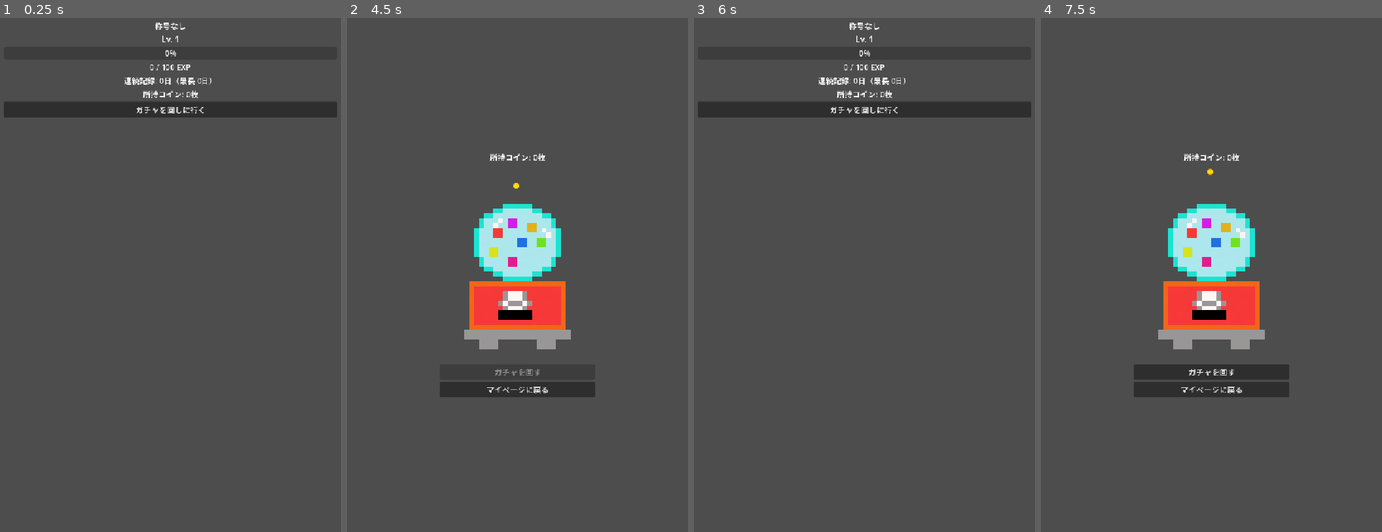
Above: before the commit, frames 1-4 (left to right).
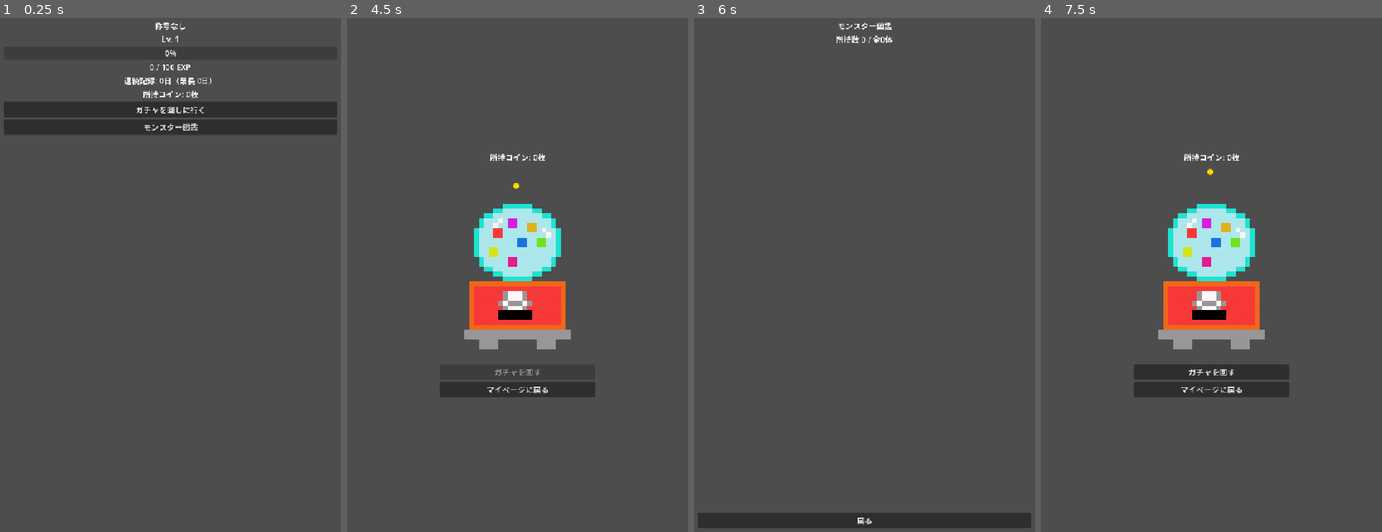
Above: after the commit, the same moments.

Repository: akki-secure/Cook-Management
Game: Godot game, scene res://scenes/Main.tscn
Two runs of this game, one before a commit and one after it. Both use one fixed random seed, a clock stepped at 60 frames per second and the inputs below. This scene is started directly instead of the project's main scene.
Inputs (mouse positions are in pixels of both pictures, inside the frame that each line leads up to):
- Up to frame 1 (0.25 s): no input
- Up to frame 2 (4.5 s): click (517, 125) at 0.5 s, where only the run after the commit has a clickable "モンスター図鑑"; click (517, 521) at 1.25 s, where only the run after the commit has a clickable "戻る"; click "ガチャを回しに行く" at 2 s; click "マイページに戻る" at 2.75 s; click "ガチャを回しに行く" at 3.5 s; click "ガチャを回す" at 4.25 s
- Up to frame 3 (6 s): click "マイページに戻る" at 5 s; click (864, 125) at 5.75 s, where only the run after the commit has a clickable "モンスター図鑑"
- Up to frame 4 (7.5 s): click (1211, 521) at 6.5 s, where only the run after the commit has a clickable "戻る"; click "ガチャを回しに行く" at 7.25 s

The runs differ from the first frame. In frame 1, 2.7% of the frame differs, in the area x 1-99%, y 19-23%; in frame 2, nothing differs; in frame 3, 6.3%, in the area x 1-99%, y 0-100%; in frame 4, nothing differs.

Commit message:
Godotクライアントにモンスター図鑑を追加
Web版と同じ図鑑体験(全モンスター一覧・未所持シルエット・詳細・常時
アニメーション)をGodotデスクトップクライアントにも実装。

- Rails API: 所持有無に関わらず全モンスターを返す GET /api/v1/monsters/book
  を新設(既存の GET /api/v1/monsters は変更なし)
- Godot: MonsterBookScene(一覧)・MonsterDetailScene(詳細)を新設、
  シーン間の値渡し用にAutoload MonsterBookStateを追加
- アニメーションはWeb版CSSの6種をTweenで再現。回転を伴うspinhopは
  pivot_offsetを中心に設定し、Web版で実際に発生した「回転時に名前
  テキストへはみ出す」不具合を未然に回避

Co-Authored-By: Claude Sonnet 5 <noreply@anthropic.com>

Diff:
--- a/godot-client/project.godot
+++ b/godot-client/project.godot
@@ -17,6 +17,7 @@
 [autoload]
 
 Api="*res://scripts/api_client.gd"
+MonsterBookState="*res://scripts/monster_book_state.gd"
 
 [display]
 
--- a/godot-client/scenes/Main.tscn
+++ b/godot-client/scenes/Main.tscn
@@ -57,6 +57,10 @@
 layout_mode = 2
 text = "ガチャを回しに行く"
 
+[node name="BookButton" type="Button" parent="VBox"]
+layout_mode = 2
+text = "モンスター図鑑"
+
 [node name="MonsterScroll" type="ScrollContainer" parent="VBox"]
 layout_mode = 2
 size_flags_vertical = 3
--- /dev/null
+++ b/godot-client/scenes/MonsterBookScene.tscn
@@ -0,0 +1,49 @@
+[gd_scene load_steps=2 format=3 uid="uid://bwq8x1n4k7ymp"]
+
+[ext_resource type="Script" path="res://scripts/monster_book_scene.gd" id="1_book"]
+
+[node name="MonsterBookScene" type="Control"]
+layout_mode = 3
+anchors_preset = 15
+anchor_right = 1.0
+anchor_bottom = 1.0
+grow_horizontal = 2
+grow_vertical = 2
+script = ExtResource("1_book")
+
+[node name="VBox" type="VBoxContainer" parent="."]
+layout_mode = 1
+anchors_preset = 15
+anchor_right = 1.0
+anchor_bottom = 1.0
+offset_left = 16.0
+offset_top = 16.0
+offset_right = -16.0
+offset_bottom = -16.0
+grow_horizontal = 2
+grow_vertical = 2
+
+[node name="TitleLabel" type="Label" parent="VBox"]
+layout_mode = 2
+text = "モンスター図鑑"
+horizontal_alignment = 1
+
+[node name="CounterLabel" type="Label" parent="VBox"]
+layout_mode = 2
+text = "所持数 0 / 全0体"
+horizontal_alignment = 1
+
+[node name="MonsterScroll" type="ScrollContainer" parent="VBox"]
+layout_mode = 2
+size_flags_vertical = 3
+
+[node name="MonsterGrid" type="GridContainer" parent="VBox/MonsterScroll"]
+layout_mode = 2
+size_flags_horizontal = 3
+columns = 4
+
+[node name="BackButton" type="Button" parent="VBox"]
+layout_mode = 2
+text = "戻る"
+
+[node name="BookRequest" type="HTTPRequest" parent="."]
--- /dev/null
+++ b/godot-client/scenes/MonsterDetailScene.tscn
@@ -0,0 +1,93 @@
+[gd_scene load_steps=2 format=3 uid="uid://cq1s5m9p3jwtn"]
+
+[ext_resource type="Script" path="res://scripts/monster_detail_scene.gd" id="1_detail"]
+
+[node name="MonsterDetailScene" type="Control"]
+layout_mode = 3
+anchors_preset = 15
+anchor_right = 1.0
+anchor_bottom = 1.0
+grow_horizontal = 2
+grow_vertical = 2
+script = ExtResource("1_detail")
+
+[node name="VBox" type="VBoxContainer" parent="."]
+layout_mode = 1
+anchors_preset = 15
+anchor_right = 1.0
+anchor_bottom = 1.0
+offset_left = 16.0
+offset_top = 16.0
+offset_right = -16.0
+offset_bottom = -16.0
+grow_horizontal = 2
+grow_vertical = 2
+
+[node name="Row" type="HBoxContainer" parent="VBox"]
+layout_mode = 2
+size_flags_vertical = 3
+alignment = 1
+
+[node name="PrevButton" type="Button" parent="VBox/Row"]
+layout_mode = 2
+size_flags_vertical = 4
+text = "＜"
+
+[node name="Card" type="VBoxContainer" parent="VBox/Row"]
+custom_minimum_size = Vector2(360, 0)
+layout_mode = 2
+size_flags_horizontal = 3
+
+[node name="TopRow" type="HBoxContainer" parent="VBox/Row/Card"]
+layout_mode = 2
+
+[node name="NoLabel" type="Label" parent="VBox/Row/Card/TopRow"]
+layout_mode = 2
+size_flags_horizontal = 3
+text = "No.001"
+
+[node name="TypeLabel" type="Label" parent="VBox/Row/Card/TopRow"]
+layout_mode = 2
+horizontal_alignment = 2
+text = "たまご"
+
+[node name="IconArea" type="Control" parent="VBox/Row/Card"]
+custom_minimum_size = Vector2(0, 220)
+layout_mode = 2
+
+[node name="Icon" type="TextureRect" parent="VBox/Row/Card/IconArea"]
+layout_mode = 1
+anchors_preset = 8
+anchor_left = 0.5
+anchor_top = 0.5
+anchor_right = 0.5
+anchor_bottom = 0.5
+offset_left = -66.0
+offset_top = -66.0
+offset_right = 66.0
+offset_bottom = 66.0
+grow_horizontal = 2
+grow_vertical = 2
+mouse_filter = 2
+expand_mode = 1
+stretch_mode = 5
+
+[node name="NameLabel" type="Label" parent="VBox/Row/Card"]
+layout_mode = 2
+horizontal_alignment = 1
+text = "タマゴットン"
+
+[node name="DescLabel" type="Label" parent="VBox/Row/Card"]
+layout_mode = 2
+horizontal_alignment = 1
+autowrap_mode = 2
+text = "説明文"
+
+[node name="NextButton" type="Button" parent="VBox/Row"]
+layout_mode = 2
+size_flags_vertical = 4
+text = "＞"
+
+[node name="BackButton" type="Button" parent="VBox"]
+layout_mode = 2
+text = "図鑑一覧へ戻る"
--- a/godot-client/scenes/MonsterItem.tscn
+++ b/godot-client/scenes/MonsterItem.tscn
@@ -13,6 +13,7 @@
 offset_top = 0.0
 offset_right = 72.0
 offset_bottom = 64.0
+mouse_filter = 2
 expand_mode = 1
 stretch_mode = 5
 
@@ -21,5 +22,6 @@
 offset_top = 68.0
 offset_right = 80.0
 offset_bottom = 90.0
+mouse_filter = 2
 horizontal_alignment = 1
 autowrap_mode = 2
--- a/godot-client/scripts/main.gd
+++ b/godot-client/scripts/main.gd
@@ -7,6 +7,7 @@
 @onready var streak_label: Label = $VBox/StreakLabel
 @onready var coin_label: Label = $VBox/CoinLabel
 @onready var gacha_button: Button = $VBox/GachaButton
+@onready var book_button: Button = $VBox/BookButton
 @onready var monster_grid: GridContainer = $VBox/MonsterScroll/MonsterGrid
 @onready var status_request: HTTPRequest = $StatusRequest
 @onready var monsters_request: HTTPRequest = $MonstersRequest
@@ -18,11 +19,15 @@
 	status_request.request_completed.connect(_on_status_completed)
 	monsters_request.request_completed.connect(_on_monsters_completed)
 	gacha_button.pressed.connect(_on_gacha_button_pressed)
+	book_button.pressed.connect(_on_book_button_pressed)
 	poll_timer.timeout.connect(refresh)
 	refresh()
 
 func _on_gacha_button_pressed() -> void:
 	get_tree().change_scene_to_file("res://scenes/GachaScene.tscn")
+
+func _on_book_button_pressed() -> void:
+	get_tree().change_scene_to_file("res://scenes/MonsterBookScene.tscn")
 
 ## 起動時と、Timer(30秒間隔)のたびに現在のレベル/EXP/モンスターを取得し直す。
 ## リアルタイム通知ではなく、ポーリングで十分という設計方針(WebSocketは将来拡張)。
--- /dev/null
+++ b/godot-client/scripts/monster_book_scene.gd
@@ -0,0 +1,53 @@
+extends Control
+## モンスター図鑑(一覧)。全モンスターをNo.順に表示し、未所持はMonsterItem側で
+## シルエット表示にする。タップされたモンスターの位置をMonsterBookStateに記録して
+## 詳細シーンへ渡す。
+
+@onready var counter_label: Label = $VBox/CounterLabel
+@onready var monster_grid: GridContainer = $VBox/MonsterScroll/MonsterGrid
+@onready var back_button: Button = $VBox/BackButton
+@onready var book_request: HTTPRequest = $BookRequest
+
+const MonsterItemScene := preload("res://scenes/MonsterItem.tscn")
+
+func _ready() -> void:
+	back_button.pressed.connect(_on_back_pressed)
+	book_request.request_completed.connect(_on_book_completed)
+	fetch_book()
+
+func fetch_book() -> void:
+	book_request.request(Api.BASE_URL + "/monsters/book", Api.auth_headers(), HTTPClient.METHOD_GET)
+
+func _on_book_completed(_result: int, response_code: int, _headers: PackedStringArray, body: PackedByteArray) -> void:
+	if response_code != 200:
+		return
+
+	var monsters = JSON.parse_string(body.get_string_from_utf8())
+	if not (monsters is Array):
+		return
+
+	MonsterBookState.monsters = monsters
+
+	for child in monster_grid.get_children():
+		child.queue_free()
+
+	var owned_count := 0
+	for i in monsters.size():
+		var m = monsters[i]
+		var owned: bool = m.get("owned", false)
+		if owned:
+			owned_count += 1
+
+		var item := MonsterItemScene.instantiate()
+		monster_grid.add_child(item)
+		item.setup(m["name"], m["sprite_key"], owned)
+		item.tapped.connect(_on_tile_tapped.bind(i))
+
+	counter_label.text = "所持数 %d / 全%d体" % [owned_count, monsters.size()]
+
+func _on_tile_tapped(index: int) -> void:
+	MonsterBookState.selected_index = index
+	get_tree().change_scene_to_file("res://scenes/MonsterDetailScene.tscn")
+
+func _on_back_pressed() -> void:
+	get_tree().change_scene_to_file("res://scenes/Main.tscn")
--- /dev/null
+++ b/godot-client/scripts/monster_book_state.gd
@@ -0,0 +1,7 @@
+extends Node
+## 図鑑一覧シーン→詳細シーンへのデータ受け渡し用Autoload(シングルトン)。
+## change_scene_to_fileはコンストラクタ引数を渡せないため、
+## 「どのモンスターの一覧か」「今何番目を見ているか」をここに保持する。
+
+var monsters: Array = []
+var selected_index: int = 0
--- /dev/null
+++ b/godot-client/scripts/monster_detail_scene.gd
@@ -0,0 +1,129 @@
+extends Control
+## モンスター図鑑の詳細ページ。MonsterBookState.monsters / selected_index を見て描画する。
+## 所持済みは常時ループのTweenアニメーションで動き続け、未所持はシルエットのまま静止する。
+
+@onready var prev_button: Button = $VBox/Row/PrevButton
+@onready var next_button: Button = $VBox/Row/NextButton
+@onready var no_label: Label = $VBox/Row/Card/TopRow/NoLabel
+@onready var type_label: Label = $VBox/Row/Card/TopRow/TypeLabel
+@onready var icon: TextureRect = $VBox/Row/Card/IconArea/Icon
+@onready var name_label: Label = $VBox/Row/Card/NameLabel
+@onready var desc_label: Label = $VBox/Row/Card/DescLabel
+@onready var back_button: Button = $VBox/BackButton
+
+const MONSTER_ASSET_DIR := "res://assets/monsters/"
+const LOCKED_TINT := Color(0.18, 0.18, 0.18, 1.0)
+
+var idle_tween: Tween = null
+
+func _ready() -> void:
+	prev_button.pressed.connect(_on_prev_pressed)
+	next_button.pressed.connect(_on_next_pressed)
+	back_button.pressed.connect(_on_back_pressed)
+	# TextureRectの中心を軸に回転させたいので、レイアウト確定後にピボットを設定する。
+	# 足元(下端)を軸のままにすると、回転時にキャラクターが名前テキストへはみ出す
+	# (Web版のCSS実装で実際に発生させたバグと同じ原因)。
+	icon.pivot_offset = icon.size / 2.0
+	_render()
+
+func _render() -> void:
+	var monsters: Array = MonsterBookState.monsters
+	var index: int = MonsterBookState.selected_index
+	if monsters.is_empty() or index < 0 or index >= monsters.size():
+		get_tree().change_scene_to_file("res://scenes/MonsterBookScene.tscn")
+		return
+
+	var m = monsters[index]
+	var owned: bool = m.get("owned", false)
+
+	no_label.text = "No.%03d" % (index + 1)
+
+	var texture := load(MONSTER_ASSET_DIR + String(m["sprite_key"]))
+	if texture is Texture2D:
+		icon.texture = texture
+
+	if idle_tween:
+		idle_tween.kill()
+		idle_tween = null
+
+	icon.position = Vector2.ZERO
+	icon.rotation_degrees = 0.0
+	icon.scale = Vector2.ONE
+
+	if owned:
+		type_label.text = String(m.get("type_label", "モンスター"))
+		name_label.text = String(m["name"])
+		desc_label.text = String(m.get("description", ""))
+		icon.modulate = Color.WHITE
+		idle_tween = _apply_idle_animation(icon, String(m.get("animation_class", "anim-bounce")))
+	else:
+		type_label.text = "未確認"
+		name_label.text = "？？？"
+		desc_label.text = "まだ出会っていないモンスターだ。ガチャで探してみよう。"
+		icon.modulate = LOCKED_TINT
+
+	prev_button.disabled = index <= 0
+	next_button.disabled = index >= monsters.size() - 1
+
+## Web版CSS(application.css)の6種のアニメーションをGodotのTweenで再現する。
+## いずれも常時ループ(set_loops())。
+func _apply_idle_animation(sprite: Control, anim_class: String) -> Tween:
+	var tween := create_tween()
+	tween.set_loops()
+
+	match anim_class:
+		"anim-sway":
+			tween.tween_property(sprite, "rotation_degrees", 9.0, 1.3) \
+				.set_trans(Tween.TRANS_SINE).set_ease(Tween.EASE_IN_OUT)
+			tween.tween_property(sprite, "rotation_degrees", -9.0, 1.3) \
+				.set_trans(Tween.TRANS_SINE).set_ease(Tween.EASE_IN_OUT)
+		"anim-hop":
+			tween.tween_property(sprite, "position:y", -26.0, 0.3) \
+				.set_trans(Tween.TRANS_QUAD).set_ease(Tween.EASE_OUT)
+			tween.tween_property(sprite, "position:y", 0.0, 0.3) \
+				.set_trans(Tween.TRANS_QUAD).set_ease(Tween.EASE_IN)
+			tween.tween_interval(0.5)
+			tween.tween_property(sprite, "position:y", -26.0, 0.3) \
+				.set_trans(Tween.TRANS_QUAD).set_ease(Tween.EASE_OUT)
+			tween.tween_property(sprite, "position:y", 0.0, 0.3) \
+				.set_trans(Tween.TRANS_QUAD).set_ease(Tween.EASE_IN)
+			tween.tween_interval(0.5)
+		"anim-jiggle":
+			tween.tween_property(sprite, "rotation_degrees", 5.0, 0.2)
+			tween.tween_property(sprite, "rotation_degrees", -5.0, 0.2)
+			tween.tween_property(sprite, "rotation_degrees", 3.0, 0.2)
+			tween.tween_property(sprite, "rotation_degrees", 0.0, 0.2)
+			tween.tween_interval(0.8)
+		"anim-spinhop":
+			tween.tween_property(sprite, "position:y", -30.0, 0.5) \
+				.set_trans(Tween.TRANS_QUAD).set_ease(Tween.EASE_OUT)
+			tween.parallel().tween_property(sprite, "rotation_degrees", 360.0, 1.0) \
+				.set_trans(Tween.TRANS_SINE).set_ease(Tween.EASE_IN_OUT)
+			tween.tween_property(sprite, "position:y", 0.0, 0.5) \
+				.set_trans(Tween.TRANS_QUAD).set_ease(Tween.EASE_IN)
+			tween.tween_callback(func(): sprite.rotation_degrees = 0.0)
+			tween.tween_interval(0.4)
+		"anim-float":
+			tween.tween_property(sprite, "position:y", -16.0, 1.5) \
+				.set_trans(Tween.TRANS_SINE).set_ease(Tween.EASE_IN_OUT)
+			tween.tween_property(sprite, "position:y", 0.0, 1.5) \
+				.set_trans(Tween.TRANS_SINE).set_ease(Tween.EASE_IN_OUT)
+		_: # "anim-bounce" をデフォルトとする
+			tween.tween_property(sprite, "position:y", -38.0, 0.35) \
+				.set_trans(Tween.TRANS_QUAD).set_ease(Tween.EASE_OUT)
+			tween.tween_property(sprite, "position:y", 0.0, 0.35) \
+				.set_trans(Tween.TRANS_BOUNCE).set_ease(Tween.EASE_OUT)
+			tween.tween_interval(0.6)
+
+	return tween
+
+func _on_prev_pressed() -> void:
+	MonsterBookState.selected_index -= 1
+	_render()
+
+func _on_next_pressed() -> void:
+	MonsterBookState.selected_index += 1
+	_render()
+
+func _on_back_pressed() -> void:
+	get_tree().change_scene_to_file("res://scenes/MonsterBookScene.tscn")
--- a/godot-client/scripts/monster_item.gd
+++ b/godot-client/scripts/monster_item.gd
@@ -1,15 +1,31 @@
 extends Control
 ## モンスターのイラストを表示する。sprite_keyには画像ファイル名(例: "egg_character.png")が
 ## 入っており、res://assets/monsters/ 以下から読み込んで表示する。
+##
+## 図鑑一覧(MonsterBookScene)でも同じシーンを使い回す。owned=falseのときは
+## シルエット表示にし、名前を「？？？」にする。tappedシグナルは図鑑一覧でのみ
+## 購読される(所持一覧・ガチャ演出での既存の使い方には影響しない)。
+
+signal tapped
 
 @onready var icon: TextureRect = $Icon
 @onready var name_label: Label = $NameLabel
 
 const MONSTER_ASSET_DIR := "res://assets/monsters/"
+const LOCKED_TINT := Color(0.18, 0.18, 0.18, 1.0)
 
-func setup(monster_name: String, sprite_key: String) -> void:
-	name_label.text = monster_name
-
+func setup(monster_name: String, sprite_key: String, owned: bool = true) -> void:
 	var texture := load(MONSTER_ASSET_DIR + sprite_key)
 	if texture is Texture2D:
 		icon.texture = texture
+
+	if owned:
+		name_label.text = monster_name
+		icon.modulate = Color.WHITE
+	else:
+		name_label.text = "？？？"
+		icon.modulate = LOCKED_TINT
+
+func _gui_input(event: InputEvent) -> void:
+	if event is InputEventMouseButton and event.button_index == MOUSE_BUTTON_LEFT and not event.pressed:
+		tapped.emit()
Binary file added: godot-client/assets/monsters/fried_rice_character.png
Not shown, added: godot-client/assets/monsters/fried_rice_character.png.import
Binary file added: godot-client/assets/monsters/kakigori_character.png
Not shown, added: godot-client/assets/monsters/kakigori_character.png.import
Binary file added: godot-client/assets/monsters/onion_character.png
Not shown, added: godot-client/assets/monsters/onion_character.png.import
Not shown, added: godot-client/scripts/monster_book_scene.gd.uid
Not shown, added: godot-client/scripts/monster_book_state.gd.uid
Not shown, added: godot-client/scripts/monster_detail_scene.gd.uid
Not shown, changed: README.md
Not shown, changed: app/controllers/api/v1/monsters_controller.rb
Not shown, added: app/views/api/v1/monsters/book.json.jbuilder
(and 3 more such lines)
